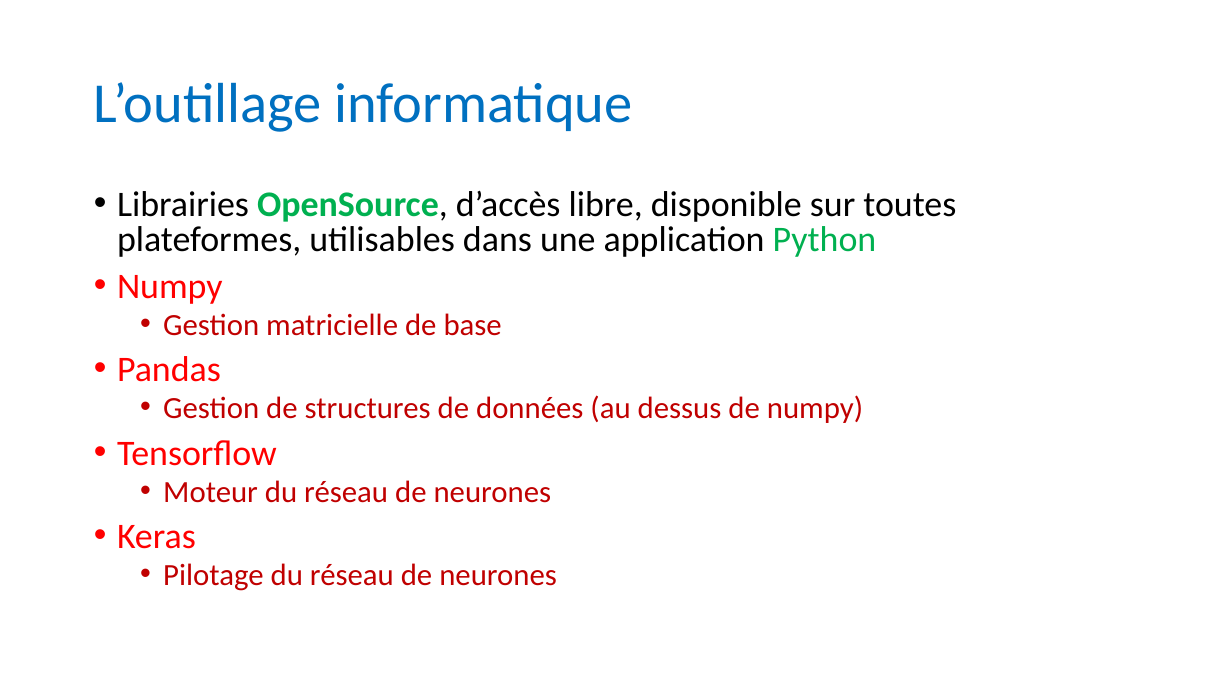
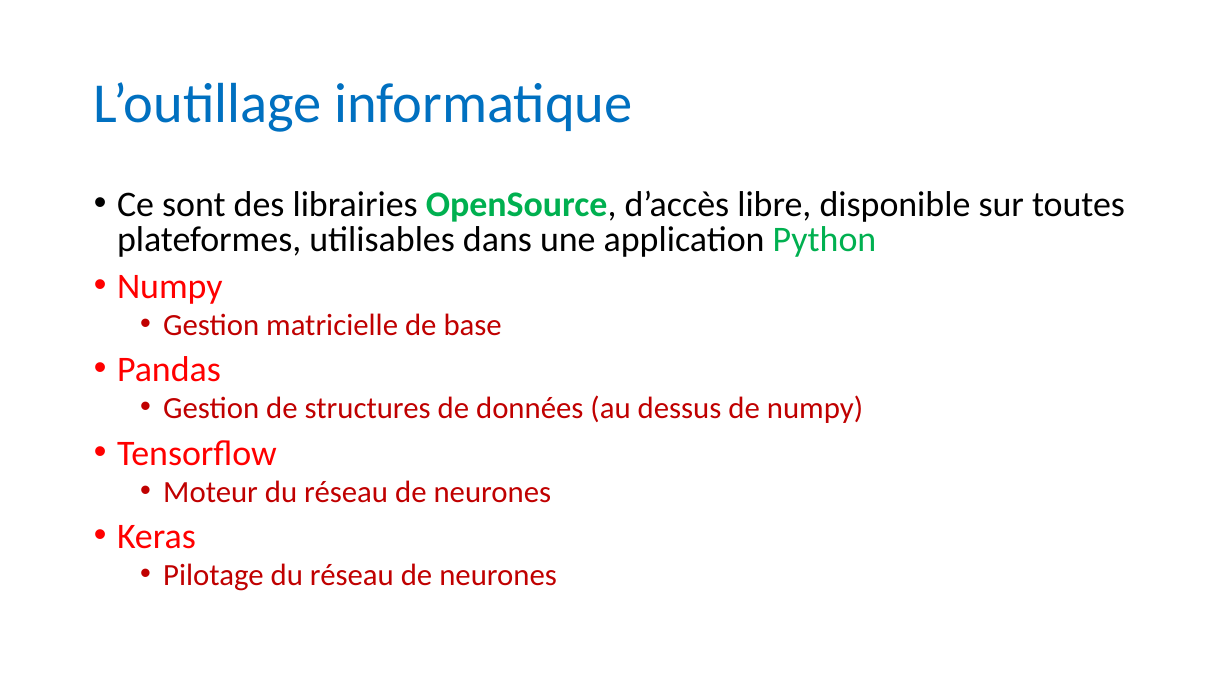
Before and after one commit to anumby-source/RobotServiceJeunesse2023, a slide deck: slide 7 of TCS34725/Apprentissage pour Les pastilles.pptx. Drawn at 1232x693 pixels with LibreOffice and Linux fonts; fonts in the diff are those of the drawing. Boxes give left, top, right and bottom in pixels: in the first picture for what was removed or moved away, otherwise in the second. Text is boxed around its words. In the diff, an @@ line names an element or a change of style, - is before the commit and + after.

```diff
--- a/TCS34725/Apprentissage pour Les pastilles.pptx
+++ b/TCS34725/Apprentissage pour Les pastilles.pptx
@@ text at <box>117,190,1125,257</box>: text changed @@
-• Librairies OpenSource, d’accès libre, disponible sur toutes plateformes, utilisables dans une application Python
+• Ce sont des librairies OpenSource, d’accès libre, disponible sur toutes plateformes, utilisables dans une application Python
```
Also in this commit, not shown: 6 other slides changed, 1 other file.
